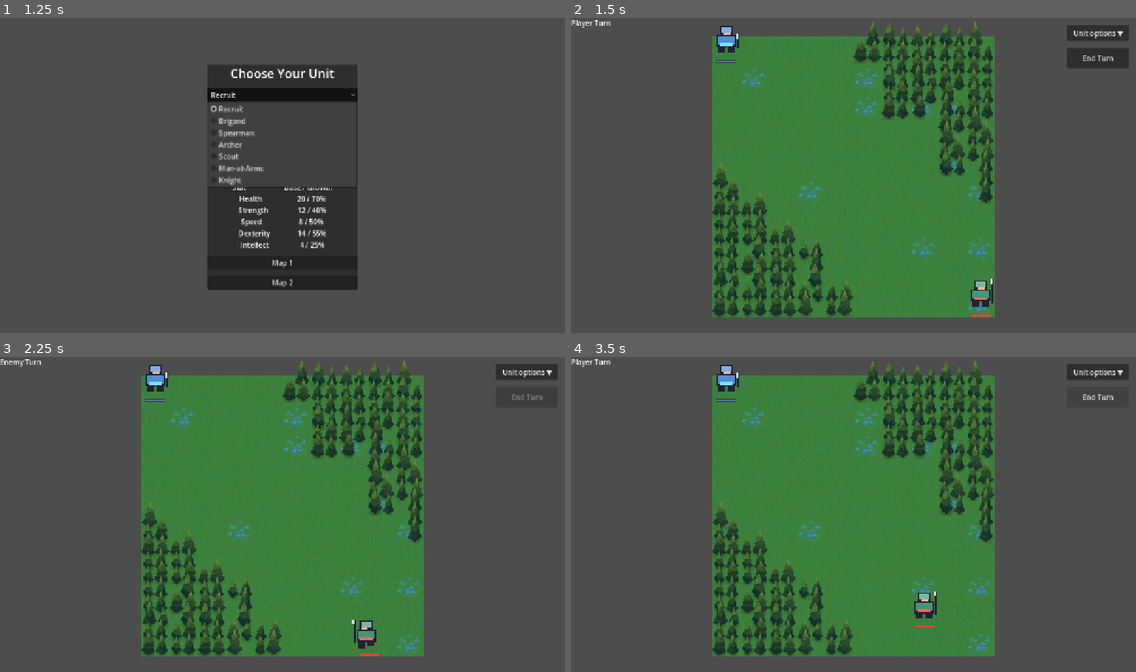
Above: before the commit, frames 1-4 (two rows, left to right).
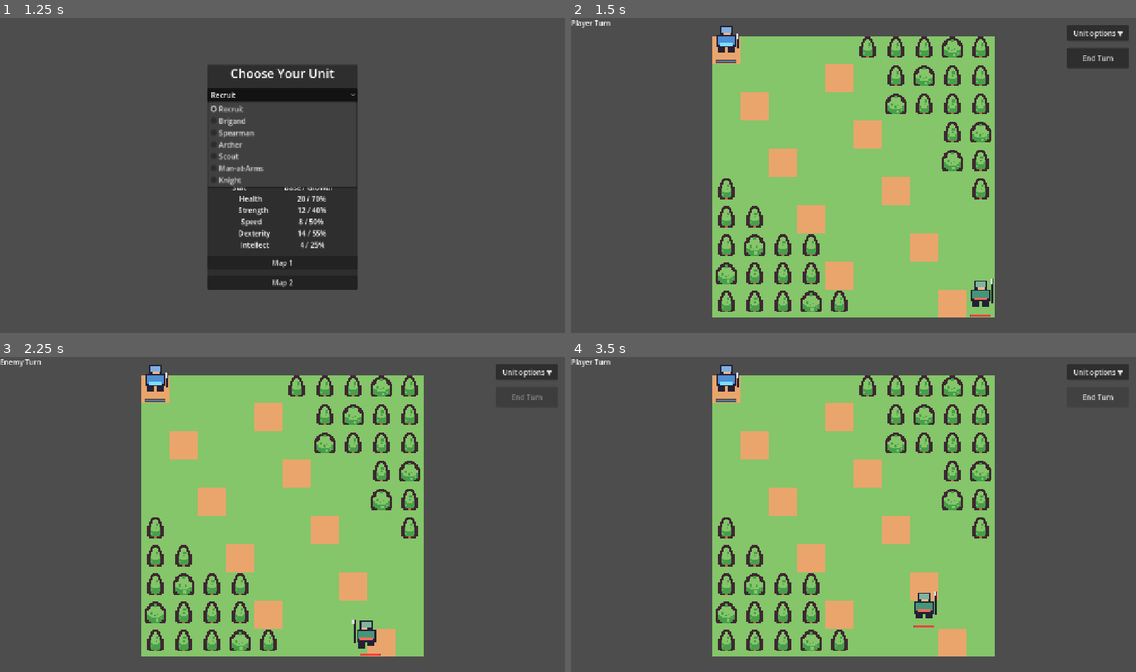
Above: after the commit, the same moments.

Repository: Baptisteberard/srpg
Game: Godot game, scene res://main.tscn
The game is run twice, just before and just after one commit, with the same random seed, the same clock (stepped at 60 frames per second) and the same inputs.
Inputs:
- Up to frame 1 (1.25 s): click "Recruit" at 0.5 s
- Up to frame 2 (1.5 s): click "Map 1" at 1.25 s
- Up to frame 3 (2.25 s): click "End Turn" at 2 s
- Up to frame 4 (3.5 s): click "End Turn" at 2.75 s

Frame 1 is identical in both runs. In frame 2, 44% of the frame differs, in the area x 25-75%, y 1-96%; in frame 3, 44%; in frame 4, 44%.

Commit message:
feat: use shared pixel terrain on both maps

Diff:
--- a/battle/battle_runtime.gd
+++ b/battle/battle_runtime.gd
@@ -1,5 +1,7 @@
 extends Node
 class_name BattleRuntime
+
+const TerrainArt = preload("res://tiles/terrain_art.gd")
 
 const UnitDefinitionScript = preload("res://units/unit_definition.gd")
 const EquipmentCatalogScript = preload("res://equipment/equipment_catalog.gd")
@@ -115,6 +117,20 @@
 
 
 func _ready() -> void:
+	var board := get_parent().get_node_or_null("Board") as Board
+	if board != null:
+		# The authored TileMaps remain the source for movement and terrain rules.
+		for layer_path in ["DepthSort/BackLayer", "DepthSort/FrontLayer", "TreeLayer"]:
+			var old_art := get_parent().get_node_or_null(layer_path) as TileMapLayer
+			if old_art != null:
+				old_art.hide()
+		var terrain := TerrainArt.new()
+		terrain.name = "TerrainArt"
+		terrain.board = board
+		terrain.z_index = -1
+		# Hide only the board's own tiles. Its unit children keep their colors.
+		board.self_modulate.a = 0.0
+		board.add_child(terrain)
 	var hud: BattleHud = get_node_or_null("UI") as BattleHud
 	var hp_overlay: UnitHpOverlay = get_node_or_null("HpOverlay") as UnitHpOverlay
 	var manager: TurnManager = get_node_or_null("TurnManager") as TurnManager
--- a/tests/run_tests.gd
+++ b/tests/run_tests.gd
@@ -103,6 +103,8 @@
 	var animation_speed_slider := battle.find_child("UnitAnimationSpeedSlider", true, false) as HSlider
 	var movement_speed_slider := battle.find_child("UnitMovementSpeedSlider", true, false) as HSlider
 	_expect(board != null and not board.get_used_cells().is_empty(), "%s has a populated board" % scene_path)
+	_expect(board != null and board.has_node("TerrainArt") and board.self_modulate.a == 0.0,
+		"%s displays the shared pixel terrain over the authored grid" % scene_path)
 	_expect(manager != null, "%s has a TurnManager" % scene_path)
 	if manager != null:
 		_expect(manager.player_units.size() == expected_players, "%s spawns %d player units" % [scene_path, expected_players])
--- /dev/null
+++ b/tiles/terrain_art.gd
@@ -0,0 +1,36 @@
+extends Node2D
+
+const SHEET = preload("res://tiles/kenney_tiny_town.png")
+const GRASS := Vector2i(0, 0)
+const PATH := Vector2i(1, 2)
+const STONES := Vector2i(5, 3)
+const EVERGREEN := Vector2i(5, 0)
+const SHRUB := Vector2i(4, 2)
+
+var board: Board
+
+func _ready() -> void:
+	texture_filter = TEXTURE_FILTER_NEAREST
+
+func _draw() -> void:
+	if board == null:
+		return
+	var cell_size := Vector2(board.tile_set.tile_size)
+	for cell in board.get_used_cells():
+		var center := board.map_to_local(cell)
+		var destination := Rect2(center - cell_size * 0.5, cell_size)
+		var forest := board.is_forest(cell)
+		var tile := GRASS
+		if board.is_blocked(cell):
+			tile = STONES
+		elif not forest and posmod(cell.x + cell.y * 3, 7) == 0:
+			tile = PATH
+		draw_rect(destination, Color("#8eb850"))
+		_draw_tile(destination, tile)
+		if forest:
+			var tree := EVERGREEN if posmod(cell.x * 7 + cell.y * 11, 4) == 0 else SHRUB
+			var canopy_size := cell_size * 0.75
+			_draw_tile(Rect2(center - canopy_size * 0.5 - Vector2(0, roundf(cell_size.y * 0.10)), canopy_size), tree)
+
+func _draw_tile(destination: Rect2, tile: Vector2i) -> void:
+	draw_texture_rect_region(SHEET, destination, Rect2(Vector2(tile * 16), Vector2(16, 16)))
Binary file added: tiles/kenney_tiny_town.png
Not shown, added: tiles/kenney_tiny_town.png.import
Not shown, added: tiles/terrain_art.gd.uid
Not shown, added: tiles/ATTRIBUTION.md
